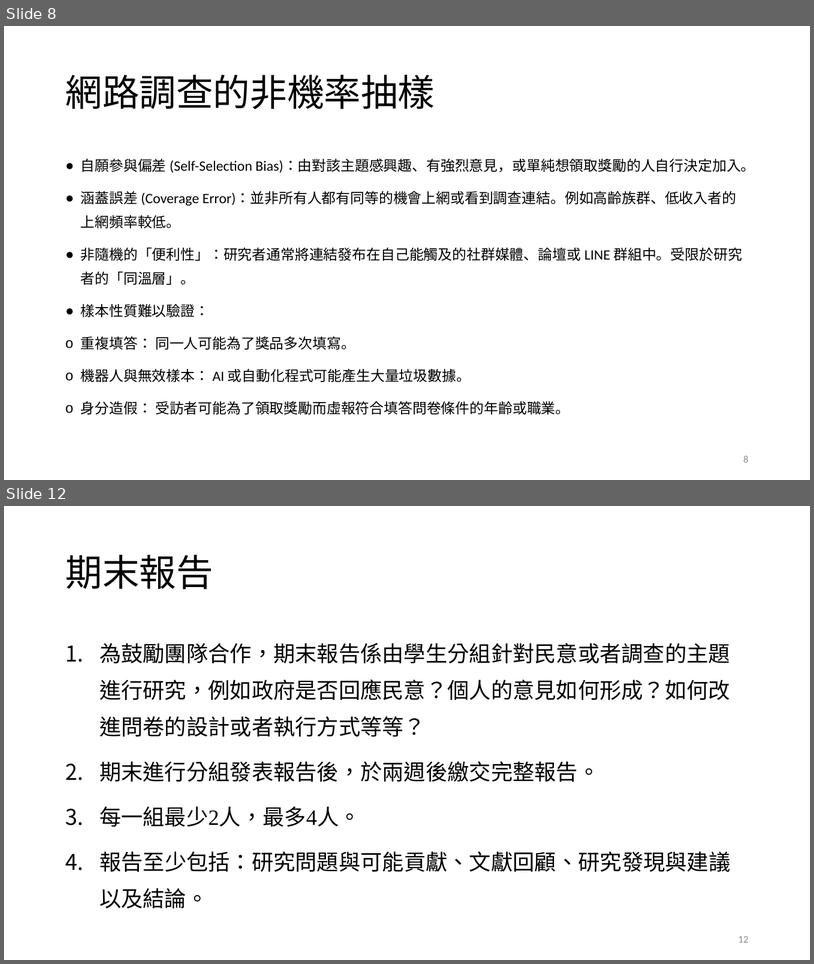
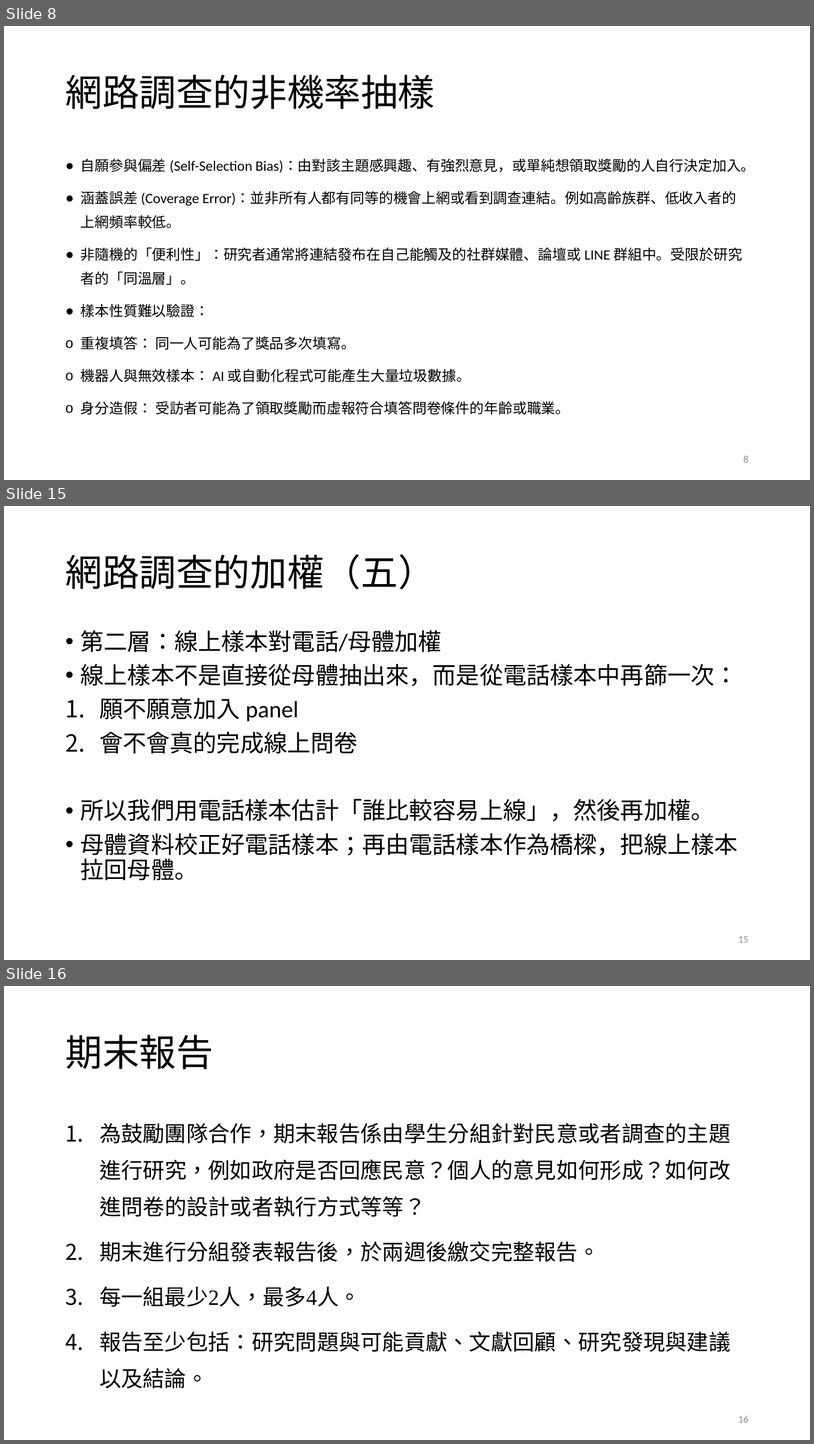
Before and after one commit to TsaiChiahung/PublicOpinion2026, a slide deck: 投影片/民意與調查Week4.pptx. Shown one above the other, each under a label of ours: slides 8 and 12 before the commit, slides 8, 15 and 16 after it; the slides between them are not shown. The pictures are 814x964 and 814x1444 pixels, drawn with LibreOffice and Linux fonts; fonts in the diff are those of the drawing. Boxes give left, top, right and bottom in pixels: in the first picture for what was removed or moved away, otherwise in the second. Text is boxed around its words. In the diff, an @@ line names an element or a change of style, - is before the commit and + after.

```diff
--- a/投影片/民意與調查Week4.pptx
+++ b/投影片/民意與調查Week4.pptx
@@ slide 15 added at <box>4,506,810,960</box>, background #FFFFFF @@
@@ title added at <box>65,554,435,589</box>, 44 pt, text #000000 @@
+網路調查的加權（五）
@@ text added at <box>81,630,738,880</box>, 28 pt, text #000000 @@
+• 第二層：線上樣本對電話/母體加權
+• 線上樣本不是直接從母體抽出來，而是從電話樣本中再篩一次：
+1. 願不願意加入 panel
+2. 會不會真的完成線上問卷
+• 所以我們用電話樣本估計「誰比較容易上線」，然後再加權。
+• 母體資料校正好電話樣本；再由電話樣本作為橋樑，把線上樣本拉回母體。
@@ page number added at <box>738,936,749,942</box>, 12 pt, text #8C8C8C @@
+15
@@ what was slide 12 is now slide 16 @@
@@ page number at <box>738,1416,749,1422</box>: text changed @@
-12
+16
```
Also in this commit, not shown: 3 slides changed, 3 other slides added, 1 other file.
